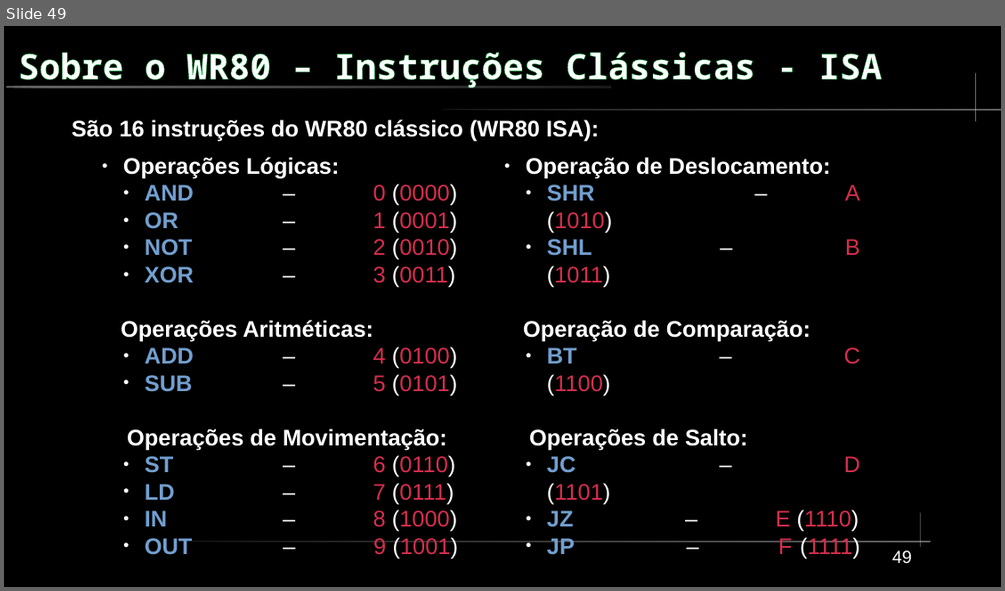
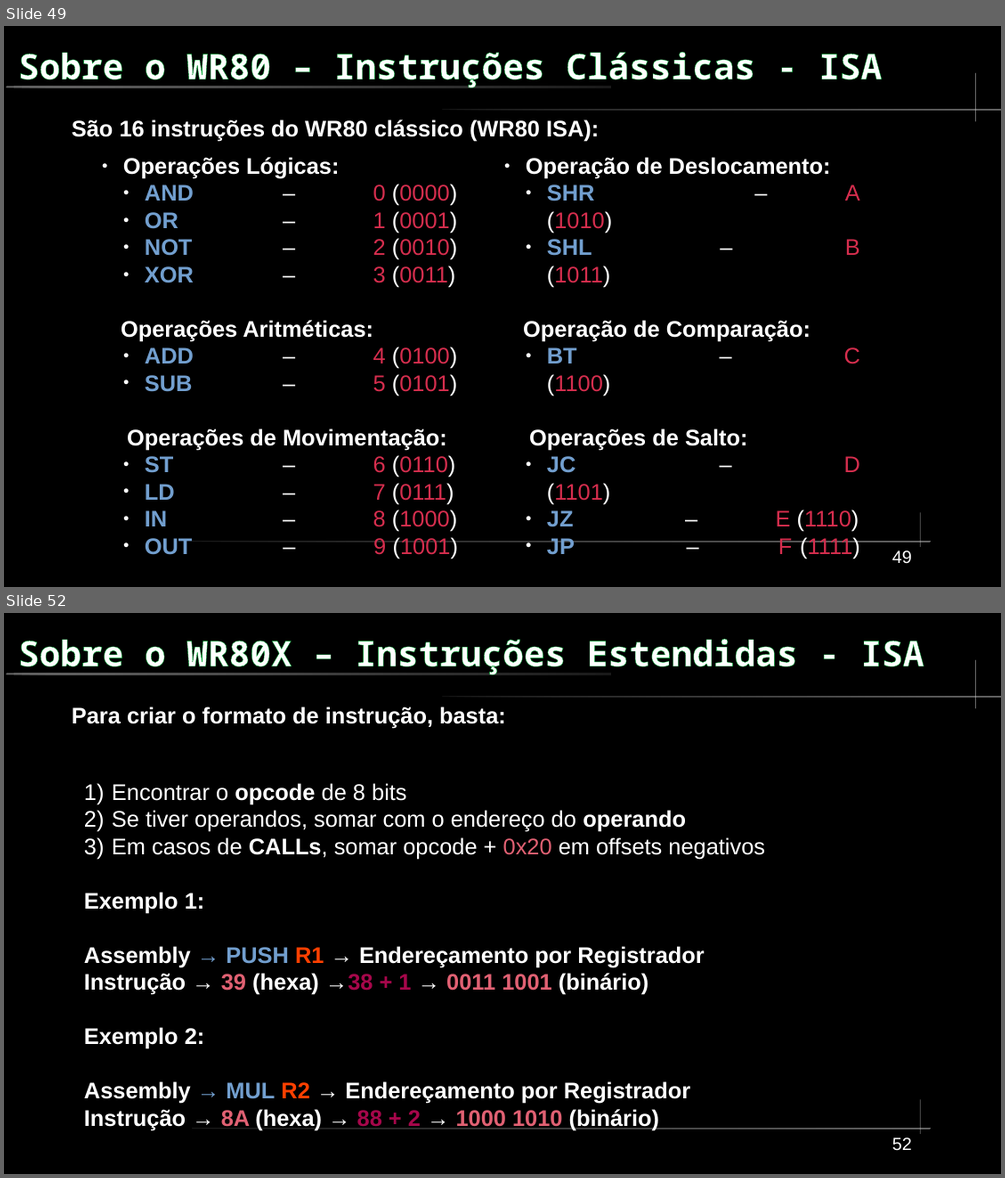
Before and after one commit to FrancisBFTC/WR80-Dev-Kit, a slide deck: Docs/Worshop-CPGoiás5.odp. Shown one above the other, each under a label of ours: slide 49 before the commit, slides 49 and 52 after it; the slides between them are not shown. The pictures are 1005x591 and 1005x1178 pixels, drawn with LibreOffice and Linux fonts; fonts in the diff are those of the drawing. Boxes give left, top, right and bottom in pixels: in the first picture for what was removed or moved away, otherwise in the second. Text is boxed around its words. In the diff, an @@ line names an element or a change of style, - is before the commit and + after.

```diff
--- a/Docs/Worshop-CPGoiás5.odp
+++ b/Docs/Worshop-CPGoiás5.odp
@@ slide 52 added at bbox=[4, 613, 1001, 1174], background #000000; not listed: 5 template elements that a slide beside it also shows @@
@@ title added at bbox=[18, 639, 924, 675], 28 pt, text #FFFFFF, bold @@
+Sobre o WR80X – Instruções Estendidas - ISA
@@ text added at bbox=[72, 706, 506, 729], 18 pt, text #FFFFFF, bold @@
+Para criar o formato de instrução, basta:
@@ text added at bbox=[84, 783, 765, 1130], 18 pt, text #FFFFFF, bold @@
+1) Encontrar o opcode de 8 bits
+2) Se tiver operandos, somar com o endereço do operando
+3) Em casos de CALLs, somar opcode + 0x20 em offsets negativos
+Exemplo 1:
+Assembly → PUSH R1 → Endereçamento por Registrador
+Instrução → 39 (hexa) →38 + 1 → 0011 1001 (binário)
+Exemplo 2:
+Assembly → MUL R2 → Endereçamento por Registrador
+Instrução → 8A (hexa) → 88 + 2 → 1000 1010 (binário)
@@ page number added at bbox=[892, 1137, 912, 1151], 14 pt, text #FFFFFF @@
+52
```
Also in this commit, not shown: 8 slides changed, 5 other slides added.
